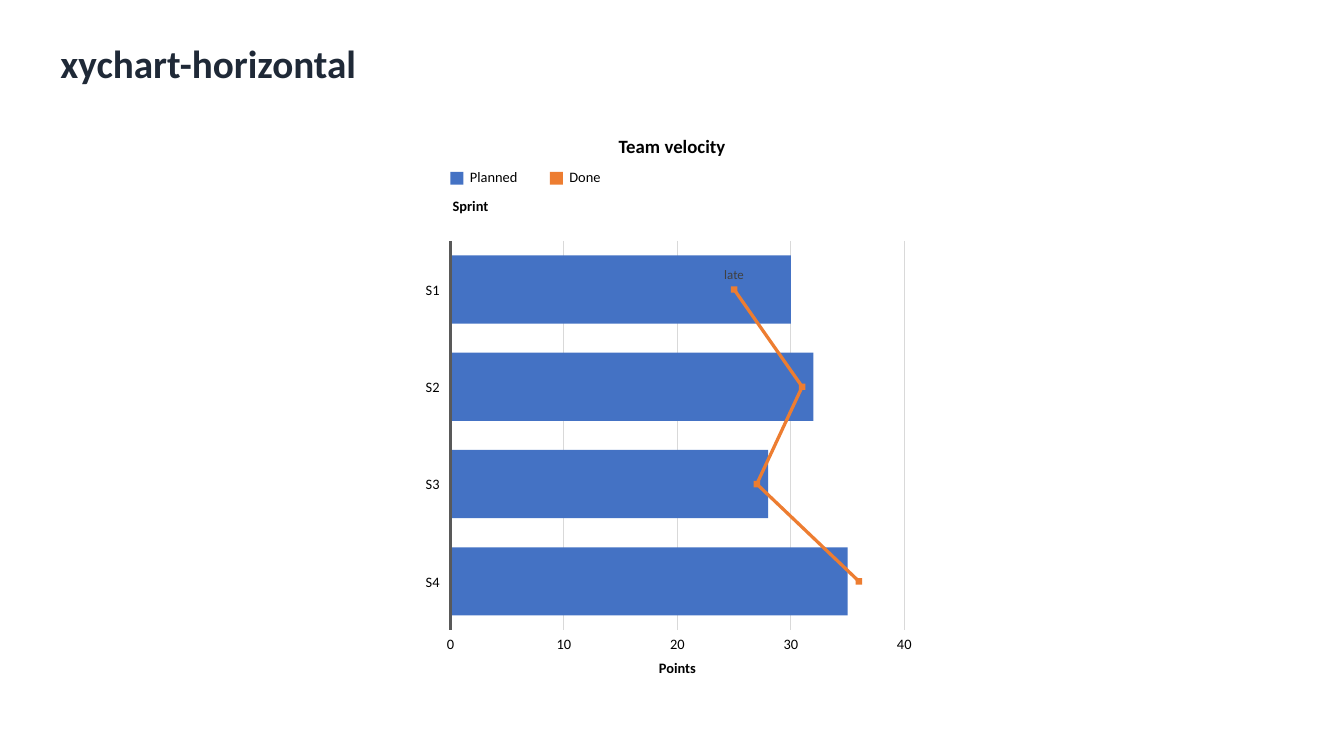
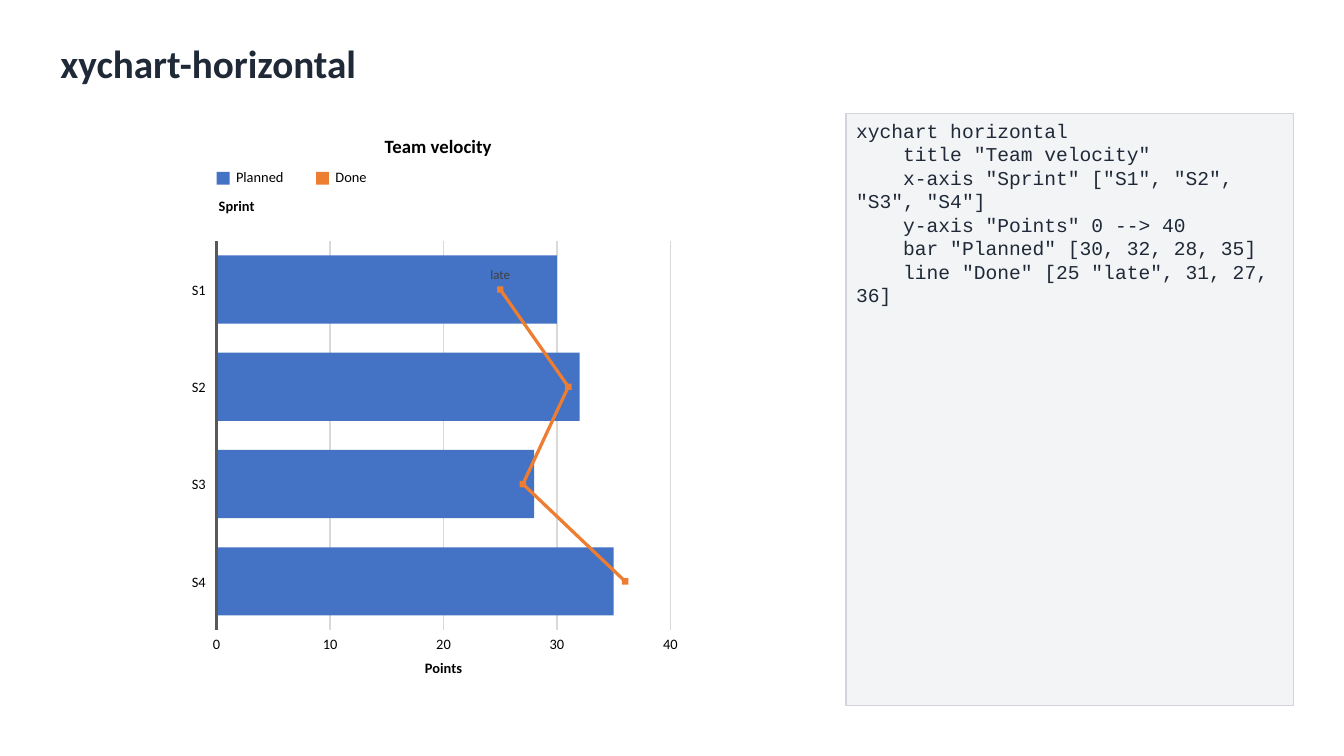
Before and after one commit to nicolasbridelance/md2nativedocx, a slide deck: slide 60 of test-corpus/word-verification/all-types-deck.pptx. Drawn at 1344x756 pixels with LibreOffice and Linux fonts; fonts in the diff are those of the drawing. Boxes give left, top, right and bottom in pixels: in the first picture for what was removed or moved away, otherwise in the second. Text is boxed around its words. In the diff, an @@ line names an element or a change of style, - is before the commit and + after.

```diff
--- a/test-corpus/word-verification/all-types-deck.pptx
+++ b/test-corpus/word-verification/all-types-deck.pptx
@@ rectangle added at box(846, 113, 1294, 706), fill #F3F4F6, outline #D1D5DB 0.75 pt, 14 pt, text #1F2937 @@
+xychart horizontal
+title "Team velocity"
+x-axis "Sprint" ["S1", "S2", "S3", "S4"]
+y-axis "Points" 0 --> 40
+bar "Planned" [30, 32, 28, 35]
+line "Done" [25 "late", 31, 27, 36]
@@ 15 texts, 10 rectangles, 7 freeform shapes: place and size @@
-15 texts, 10 rectangles, 7 freeform shapes at box(426, 139, 912, 673)
+15 texts, 10 rectangles, 7 freeform shapes at box(192, 139, 678, 673)
```
Also in this commit, not shown: 61 other slides changed, 42 other files.
